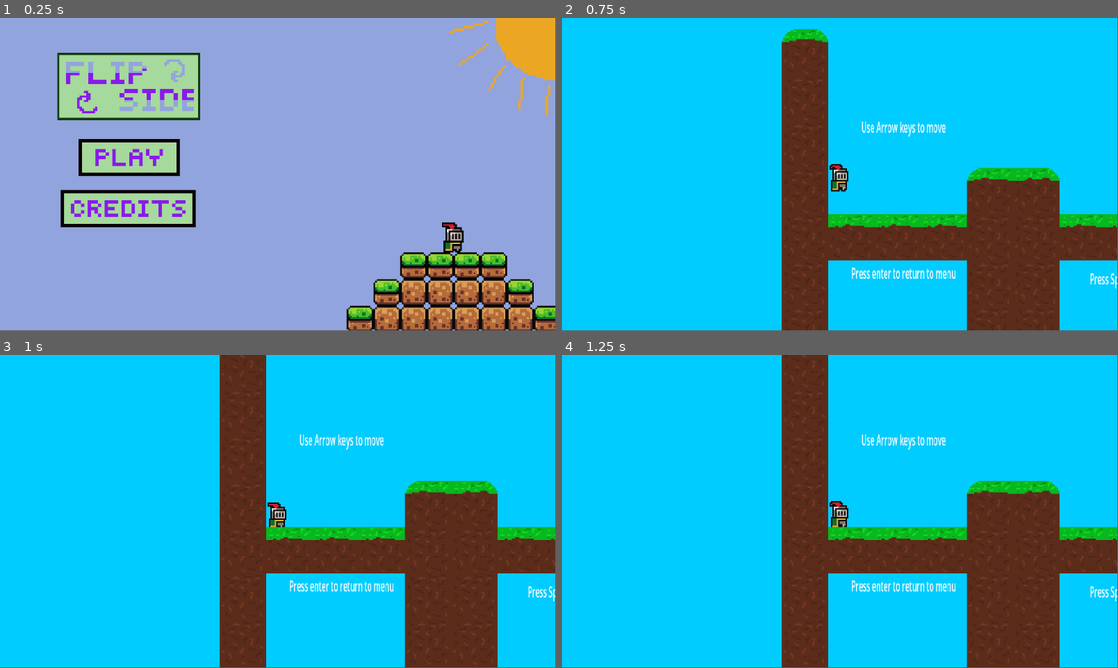
Above: before the commit, frames 1-4 (two rows, left to right).
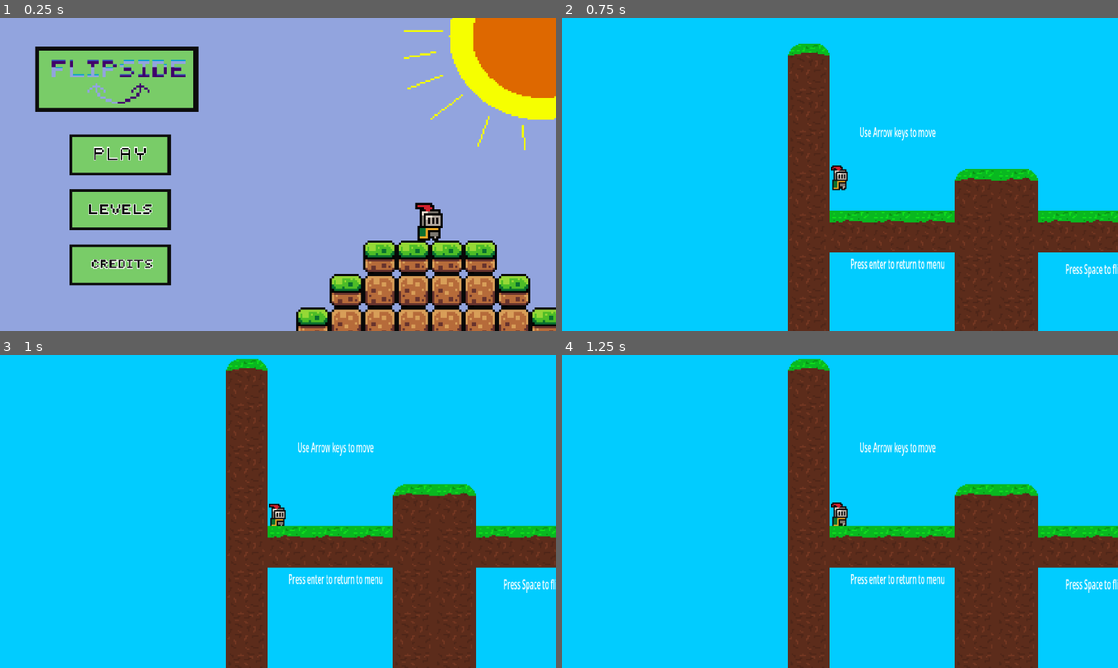
Above: after the commit, the same moments.

Repository: jasjakub1/Flipside
Game: Godot game, scene res://Scenes/Main Menu.tscn
The game is run twice, just before and just after one commit, with the same random seed, the same clock (stepped at 60 frames per second) and the same inputs.
Inputs (mouse positions are in pixels of both pictures, inside the frame that each line leads up to):
- Up to frame 1 (0.25 s): no input
- Up to frame 2 (0.75 s): click (689, 158) at 0.52 s
- Up to frame 3 (1 s): no input
- Up to frame 4 (1.25 s): no input
The window is 799x449 before the commit and 800x450 after it. Grey fills any space a smaller window leaves; there, only what the larger window draws over its background counts as a difference.

The runs differ from the first frame. In frame 1, 29% of the frame differs, in the area x 6-100%, y 0-100%; in frame 2, 8.2%; in frame 3, 8.1%; in frame 4, 8.1%.

Commit message:
added a level select screen

Diff:
--- a/Assets/icon.svg
+++ /dev/null
@@ -1 +0,0 @@
-<svg xmlns="http://www.w3.org/2000/svg" width="128" height="128"><rect width="124" height="124" x="2" y="2" fill="#363d52" stroke="#212532" stroke-width="4" rx="14"/><g fill="#fff" transform="translate(12.322 12.322)scale(.101)"><path d="M105 673v33q407 354 814 0v-33z"/><path fill="#478cbf" d="m105 673 152 14q12 1 15 14l4 67 132 10 8-61q2-11 15-15h162q13 4 15 15l8 61 132-10 4-67q3-13 15-14l152-14V427q30-39 56-81-35-59-83-108-43 20-82 47-40-37-88-64 7-51 8-102-59-28-123-42-26 43-46 89-49-7-98 0-20-46-46-89-64 14-123 42 1 51 8 102-48 27-88 64-39-27-82-47-48 49-83 108 26 42 56 81zm0 33v39c0 276 813 276 814 0v-39l-134 12-5 69q-2 10-14 13l-162 11q-12 0-16-11l-10-65H446l-10 65q-4 11-16 11l-162-11q-12-3-14-13l-5-69z"/><path d="M483 600c0 34 58 34 58 0v-86c0-34-58-34-58 0z"/><circle cx="725" cy="526" r="90"/><circle cx="299" cy="526" r="90"/></g><g fill="#414042" transform="translate(12.322 12.322)scale(.101)"><circle cx="307" cy="532" r="60"/><circle cx="717" cy="532" r="60"/></g></svg>
--- /dev/null
+++ b/Prefabs/level_select_button.tscn
@@ -0,0 +1,29 @@
+[gd_scene format=3 uid="uid://denywe7edwh15"]
+
+[ext_resource type="Script" uid="uid://b4aancq2rx8fy" path="res://Scripts/level_select_button.gd" id="1_foju2"]
+[ext_resource type="Texture2D" uid="uid://cyuvyd7v44ttg" path="res://Assets/levelTyp.png" id="2_85a6n"]
+[ext_resource type="FontFile" uid="uid://baqt4eyve8bsr" path="res://Assets/ThaleahFat.ttf" id="3_vspqt"]
+
+[sub_resource type="LabelSettings" id="LabelSettings_vx7lq"]
+font = ExtResource("3_vspqt")
+font_size = 40
+font_color = Color(0, 0, 0, 1)
+outline_size = 4
+
+[node name="LevelSelectButton" type="Button" unique_id=1222874599]
+z_index = 1
+offset_right = 64.0
+offset_bottom = 64.0
+script = ExtResource("1_foju2")
+
+[node name="Sprite2D" type="Sprite2D" parent="." unique_id=255339469]
+position = Vector2(32, 32)
+texture = ExtResource("2_85a6n")
+
+[node name="Label" type="Label" parent="." unique_id=506099749]
+layout_mode = 0
+offset_right = 64.0
+offset_bottom = 64.0
+label_settings = SubResource("LabelSettings_vx7lq")
+horizontal_alignment = 1
+vertical_alignment = 1
--- a/Prefabs/player.tscn
+++ b/Prefabs/player.tscn
@@ -196,7 +196,6 @@
 
 [node name="VeryDarkPurpleFreeSolidcolorBackground" type="Sprite2D" parent="." unique_id=1705493520]
 z_index = -10
-position = Vector2(35.000008, 52.5)
 scale = Vector2(0.08958334, 0.0789352)
 texture = ExtResource("4_2nftw")
 
--- a/Scenes/Main Menu.tscn
+++ b/Scenes/Main Menu.tscn
@@ -1,67 +1,144 @@
 [gd_scene format=3 uid="uid://c5qfj7g4r4bbf"]
 
-[ext_resource type="Texture2D" uid="uid://dufks57o6jyfm" path="res://Assets/logo.png" id="1_totuj"]
 [ext_resource type="Texture2D" uid="uid://d30sgolrjpdkk" path="res://Assets/92a4de.png" id="2_hcxxy"]
 [ext_resource type="Texture2D" uid="uid://dbpfo2e2ag7aj" path="res://Assets/platformSplashScreen.png" id="3_ur25d"]
-[ext_resource type="Texture2D" uid="uid://cbenuwrl08w11" path="res://Assets/playMk2.png" id="4_udm2q"]
 [ext_resource type="Script" uid="uid://dpui3u5n8wd42" path="res://Scripts/playButton.gd" id="5_udm2q"]
-[ext_resource type="Texture2D" uid="uid://dh14o0dyiujfg" path="res://Assets/credits.png" id="7_0vewo"]
-[ext_resource type="Texture2D" uid="uid://bq153igdb8uae" path="res://Assets/sun.png" id="8_4lp62"]
+[ext_resource type="Texture2D" uid="uid://d2mw5tamydhco" path="res://Assets/levels 2.png" id="7_0vewo"]
+[ext_resource type="Texture2D" uid="uid://dcmrkdc1e7g2a" path="res://Assets/play 2.png" id="7_4lp62"]
+[ext_resource type="Script" uid="uid://c7hj3773rvl7l" path="res://Scenes/levelsButton.gd" id="7_wib81"]
+[ext_resource type="Texture2D" uid="uid://du1ts1eedba8q" path="res://Assets/logo 3.png" id="8_0vewo"]
+[ext_resource type="Texture2D" uid="uid://djt12tirtrnjo" path="res://Assets/credits 2.png" id="8_tbdrc"]
 [ext_resource type="Script" uid="uid://glfq6h177eb7" path="res://Scripts/CreditButton.gd" id="8_wib81"]
+[ext_resource type="Texture2D" uid="uid://bdmndke5axb80" path="res://Assets/sun 2.png" id="9_0vewo"]
+[ext_resource type="PackedScene" uid="uid://denywe7edwh15" path="res://Prefabs/level_select_button.tscn" id="11_tbdrc"]
 
 [node name="MainMenu" type="Node2D" unique_id=966724167]
 
-[node name="Logo" type="Node2D" parent="." unique_id=136254229]
-position = Vector2(267, 142)
-scale = Vector2(4.6399994, 4.6399994)
-
-[node name="Sprite2D" type="Sprite2D" parent="Logo" unique_id=280978367]
-texture = ExtResource("1_totuj")
-
 [node name="BackGround" type="Sprite2D" parent="." unique_id=1363930795]
 z_index = -10
-position = Vector2(587.00006, 335.00003)
-scale = Vector2(8.72, 3.7400002)
+position = Vector2(644.00006, 359.00003)
+scale = Vector2(10.146667, 4.2550006)
 texture = ExtResource("2_hcxxy")
 
 [node name="PlatformSplashScreen" type="Sprite2D" parent="." unique_id=1965273188]
-position = Vector2(941, 431)
-scale = Vector2(3.4609375, 3.4609375)
+position = Vector2(991.00006, 433)
+scale = Vector2(4.8131804, 4.8131804)
 texture = ExtResource("3_ur25d")
 
-[node name="PlayMk2" type="Sprite2D" parent="." unique_id=723413705]
-position = Vector2(268.00003, 384)
-scale = Vector2(7, 7)
-texture = ExtResource("4_udm2q")
+[node name="Logo" type="Sprite2D" parent="." unique_id=1603490844]
+position = Vector2(270, 139)
+scale = Vector2(2.3515623, 2.3515623)
+texture = ExtResource("8_0vewo")
 
-[node name="Button" type="Button" parent="PlayMk2" unique_id=1051770672]
+[node name="Camera2D" type="Camera2D" parent="." unique_id=380516692]
+position = Vector2(641, 358)
+
+[node name="Play button" type="Sprite2D" parent="." unique_id=1118092063]
+position = Vector2(277.99994, 312.99997)
+scale = Vector2(1.4629976, 1.4629976)
+texture = ExtResource("7_4lp62")
+
+[node name="Button" type="Button" parent="Play button" unique_id=1051770672]
 visibility_layer = 0
-offset_left = -14.571434
-offset_top = -18.714285
-offset_right = -6.571434
-offset_bottom = -10.714285
-scale = Vector2(3.7428577, 1.32)
+offset_left = -82.70686
+offset_top = -34.176384
+offset_right = -74.70686
+offset_bottom = -26.176384
+scale = Vector2(21.027617, 8.766798)
 script = ExtResource("5_udm2q")
 
-[node name="Credits" type="Sprite2D" parent="." unique_id=808609686]
-position = Vector2(294, 434)
-scale = Vector2(7, 7)
+[node name="Levels button" type="Sprite2D" parent="." unique_id=1694630158]
+position = Vector2(278, 439)
+scale = Vector2(1.463, 1.463)
 texture = ExtResource("7_0vewo")
 
-[node name="Button" type="Button" parent="Credits" unique_id=77454541]
+[node name="Button" type="Button" parent="Levels button" unique_id=2029847786]
+z_index = -11
+offset_left = -79.28914
+offset_top = -31.44226
+offset_right = 77.92207
+offset_bottom = 32.125763
+script = ExtResource("7_wib81")
+
+[node name="Credits button" type="Sprite2D" parent="." unique_id=1824294393]
+position = Vector2(278, 566.00006)
+scale = Vector2(1.463, 1.463)
+texture = ExtResource("8_tbdrc")
+
+[node name="Button" type="Button" parent="Credits button" unique_id=77454541]
 visibility_layer = 0
-offset_left = -24.285719
-offset_top = -11.0
-offset_right = -16.285719
-offset_bottom = -3.0
+anchors_preset = 15
+anchor_right = 1.0
+anchor_bottom = 1.0
+offset_left = -395.00003
+offset_top = -33.0
+offset_right = -547.0
+offset_bottom = -89.0
+grow_horizontal = 2
+grow_vertical = 2
 scale = Vector2(5, 1.4114282)
 script = ExtResource("8_wib81")
 
-[node name="Sun" type="Sprite2D" parent="." unique_id=224481379]
-z_index = -2
-position = Vector2(844, 309)
-scale = Vector2(5.132083, 5.132083)
-texture = ExtResource("8_4lp62")
+[node name="Sun2" type="Sprite2D" parent="." unique_id=2141343365]
+position = Vector2(976, 310)
+scale = Vector2(4.1178017, 4.1178017)
+texture = ExtResource("9_0vewo")
 
-[connection signal="pressed" from="PlayMk2/Button" to="PlayMk2/Button" method="_on_pressed"]
-[connection signal="pressed" from="Credits/Button" to="Credits/Button" method="_on_pressed"]
+[node name="level button array" type="Node2D" parent="." unique_id=1048403914]
+
+[node name="LevelSelectButton" parent="level button array" unique_id=1222874599 instance=ExtResource("11_tbdrc")]
+offset_left = 450.0
+offset_top = 268.0
+offset_right = 514.0
+offset_bottom = 332.0
+
+[node name="LevelSelectButton2" parent="level button array" unique_id=943392383 instance=ExtResource("11_tbdrc")]
+offset_left = 550.0
+offset_top = 268.0
+offset_right = 614.0
+offset_bottom = 332.0
+
+[node name="LevelSelectButton3" parent="level button array" unique_id=34569344 instance=ExtResource("11_tbdrc")]
+offset_left = 650.0
+offset_top = 268.0
+offset_right = 714.0
+offset_bottom = 332.0
+
+[node name="LevelSelectButton4" parent="level button array" unique_id=590592324 instance=ExtResource("11_tbdrc")]
+offset_left = 750.0
+offset_top = 268.0
+offset_right = 814.0
+offset_bottom = 332.0
+
+[node name="LevelSelectButton5" parent="level button array" unique_id=1642343953 instance=ExtResource("11_tbdrc")]
+offset_left = 850.0
+offset_top = 268.0
+offset_right = 914.0
+offset_bottom = 332.0
+
+[node name="LevelSelectButton6" parent="level button array" unique_id=1769092777 instance=ExtResource("11_tbdrc")]
+offset_left = 950.0
+offset_top = 268.0
+offset_right = 1014.0
+offset_bottom = 332.0
+
+[node name="LevelSelectButton7" parent="level button array" unique_id=1844919961 instance=ExtResource("11_tbdrc")]
+offset_left = 1050.0
+offset_top = 268.0
+offset_right = 1114.0
+offset_bottom = 332.0
+
+[node name="LevelSelectButton8" parent="level button array" unique_id=1466020239 instance=ExtResource("11_tbdrc")]
+offset_left = 450.0
+offset_top = 368.0
+offset_right = 514.0
+offset_bottom = 432.0
+
+[node name="LevelSelectButton9" parent="level button array" unique_id=192202340 instance=ExtResource("11_tbdrc")]
+offset_left = 550.0
+offset_top = 368.0
+offset_right = 614.0
+offset_bottom = 432.0
+
+[connection signal="pressed" from="Play button/Button" to="Play button/Button" method="_on_pressed"]
+[connection signal="pressed" from="Credits button/Button" to="Credits button/Button" method="_on_pressed"]
--- /dev/null
+++ b/Scenes/levelsButton.gd
@@ -0,0 +1,15 @@
+extends Button
+
+var ButtonToggled = false
+@onready var splashScreen = $"../../PlatformSplashScreen"
+@onready var sunPNG = $"../../Sun2"
+
+func _pressed() -> void:
+	if ButtonToggled:
+		ButtonToggled = false
+		splashScreen.visible = true
+		sunPNG.visible = true
+	else:
+		ButtonToggled = true
+		splashScreen.visible = false
+		sunPNG.visible = false
--- /dev/null
+++ b/Scripts/level_select_button.gd
@@ -0,0 +1,17 @@
+extends Button
+
+@onready var levelSelectButton = $"../../Levels button/Button"
+var level = 1
+func _ready() -> void:
+	level = get_index()
+	$Label.text = str(level + 1)
+	visible = false
+
+func _pressed() -> void:
+	sceneLoader.loadSceneNum(level)
+
+func _process(_delta: float) -> void:
+	if levelSelectButton.ButtonToggled:
+		visible = true
+	elif not levelSelectButton.ButtonToggled:
+		visible = false
--- a/project.godot
+++ b/project.godot
@@ -13,15 +13,19 @@
 config/name="Flipside"
 run/main_scene="uid://c5qfj7g4r4bbf"
 config/features=PackedStringArray("4.6", "Forward Plus")
-config/icon="res://Assets/icon.svg"
 
 [autoload]
 
 sceneLoader="*uid://boymr7gqrlnnh"
 
+[display]
+
+window/size/viewport_width=1280
+window/size/viewport_height=720
+
 [editor_plugins]
 
-enabled=PackedStringArray("res://addons/godot_super-wakatime/plugin.cfg")
+enabled=PackedStringArray()
 
 [input]
 
Binary file added: Assets/ThaleahFat.ttf
Not shown, added: Assets/ThaleahFat.ttf.import
Binary file added: Assets/credits 2.png
Not shown, changed: Assets/credits 2.png.import
Binary file removed: Assets/credits.png
Binary file added: Assets/levelTyp.png
Not shown, changed: Assets/levelTyp.png.import
Binary file added: Assets/levels 2.png
Not shown, changed: Assets/levels 2.png.import
Binary file removed: Assets/levels.png
Binary file added: Assets/logo 3.png
Not shown, changed: Assets/logo 3.png.import
(and 10 more such lines)
